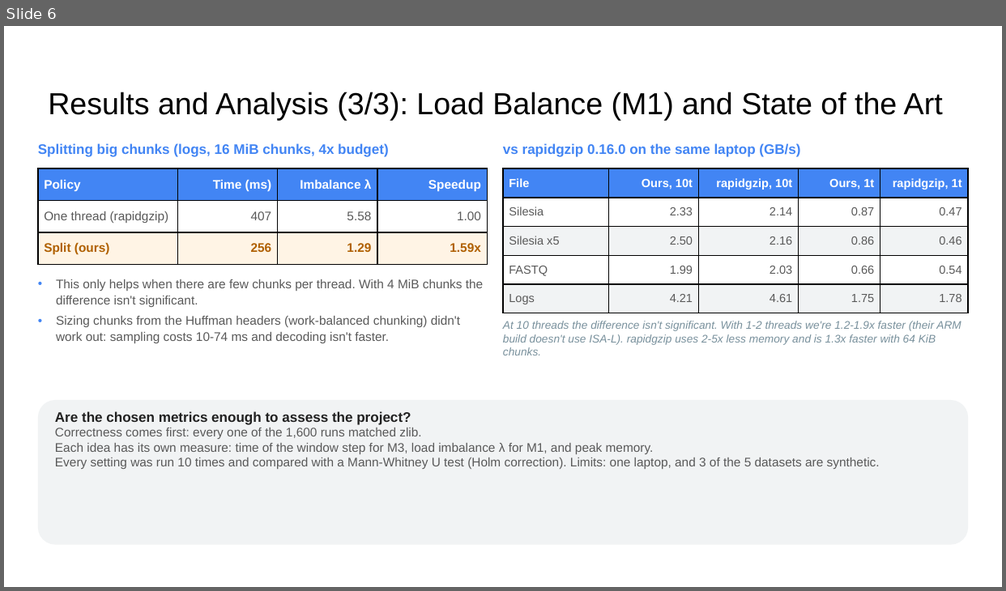
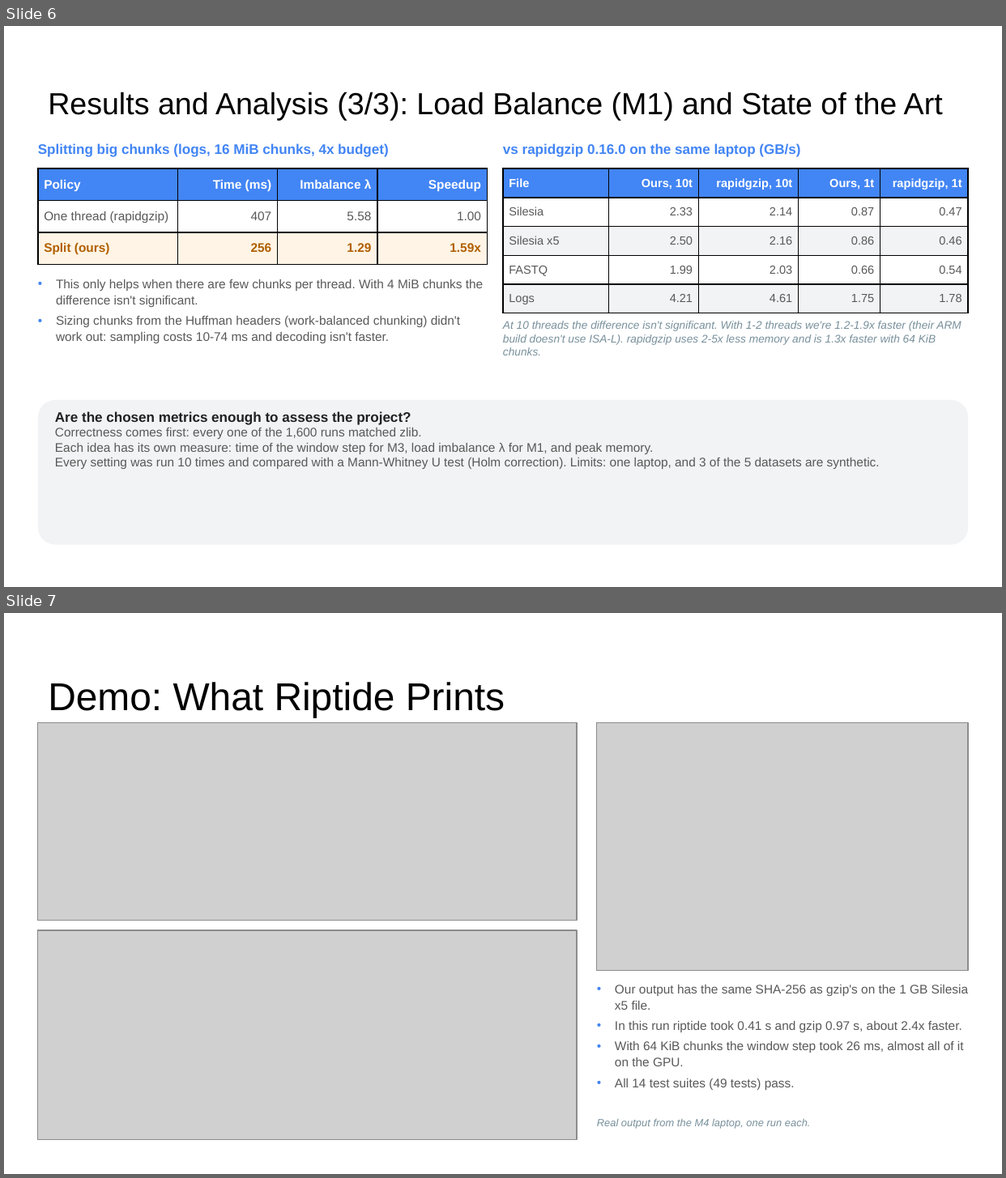
Before and after one commit to DarkDS13/riptide, a slide deck: docs/final/riptide_final_presentation.pptx. Shown one above the other, each under a label of ours: slide 6 before the commit, slides 6 and 7 after it. The pictures are 1006x591 and 1006x1178 pixels, drawn with LibreOffice and Linux fonts; fonts in the diff are those of the drawing; grey boxes stand for pictures. Boxes give left, top, right and bottom in pixels: in the first picture for what was removed or moved away, otherwise in the second. Text is boxed around its words. In the diff, an @@ line names an element or a change of style, - is before the commit and + after.

Commit message:
Add a demo slide with real terminal output to the final deck
The new slide (7 of 9, after the three results slides) shows three
screenshots of riptide running on the M4 laptop: riptide and gzip
decompressing Silesia x5 with matching SHA-256 hashes and their run
times, the verbose output of a gpu-blocked run with 64 KiB chunks, and
the full test suite passing. The images are in docs/figures/demo_*.png.

```diff
--- a/docs/final/riptide_final_presentation.pptx
+++ b/docs/final/riptide_final_presentation.pptx
@@ slide 7 added at [4,613,1002,1174], background #FFFFFF @@
@@ title added at [48,682,505,717], 28 pt, text #000000 @@
+Demo: What Riptide Prints
@@ picture added at [38,723,577,920] @@
@@ picture added at [597,723,968,970] @@
@@ picture added at [38,931,577,1139] @@
@@ text added at [615,985,968,1090], 9 pt, text #595959 @@
+• Our output has the same SHA-256 as gzip's on the 1 GB Silesia x5 file.
+• In this run riptide took 0.41 s and gzip 0.97 s, about 2.4x faster.
+• With 64 KiB chunks the window step took 26 ms, almost all of it on the GPU.
+• All 14 test suites (49 tests) pass.
@@ text added at [597,1118,811,1129], 7.5 pt, text #78909C, italic @@
+Real output from the M4 laptop, one run each.
```
Also in this commit, not shown: 3 other files.
